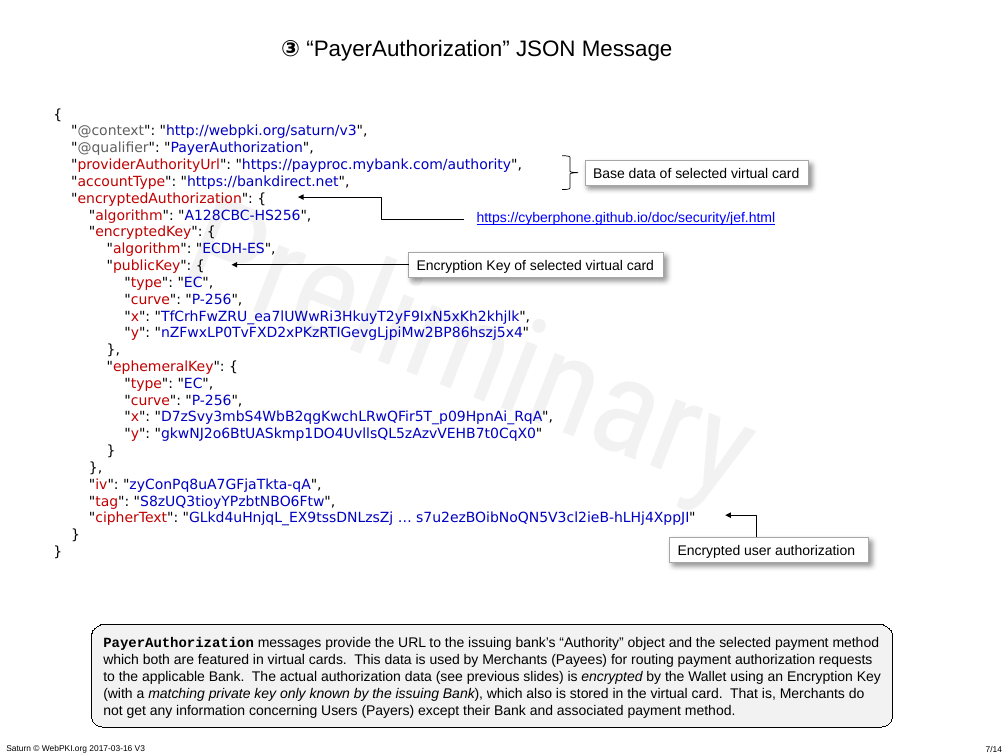
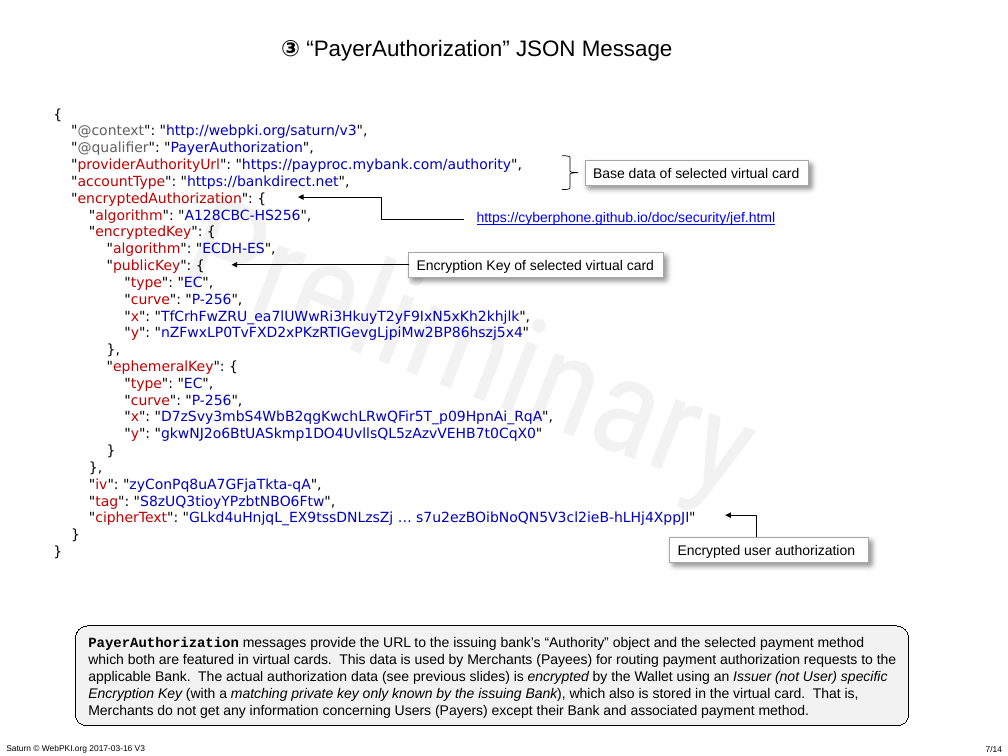
Before and after one commit to cyberphone/doc, a slide deck: slide 7 of saturn/saturn-v3-presentation.pptx. Drawn at 1008x756 pixels with LibreOffice and Linux fonts; fonts in the diff are those of the drawing. Boxes give left, top, right and bottom in pixels: in the first picture for what was removed or moved away, otherwise in the second. Text is boxed around its words. In the diff, an @@ line names an element or a change of style, - is before the commit and + after.

Commit message:
minor wording regarding card/issuer encryption key

```diff
--- a/saturn/saturn-v3-presentation.pptx
+++ b/saturn/saturn-v3-presentation.pptx
@@ rounded rectangle "PayerAuthorization messages provide the URL ...": place and size @@
-rounded rectangle "PayerAuthorization messages provide the URL ..." at bbox=[92, 625, 893, 728]
+rounded rectangle "PayerAuthorization messages provide the URL ..." at bbox=[76, 626, 909, 726]
@@ text in rounded rectangle at bbox=[88, 637, 896, 718]: text changed @@
-PayerAuthorization messages provide the URL to the issuing bank’s “Authority” object and the selected payment method which both are featured in virtual cards. This data is used by Merchants (Payees) for routing payment authorization requests to the applicable Bank. The actual authorization data (see previous slides) is encrypted by the Wallet using an Encryption Key (with a matching private key only known by the issuing Bank), which also is stored in the virtual card. That is, Merchants do not get any information concerning Users (Payers) except their Bank and associated payment method.
+PayerAuthorization messages provide the URL to the issuing bank’s “Authority” object and the selected payment method which both are featured in virtual cards. This data is used by Merchants (Payees) for routing payment authorization requests to the applicable Bank. The actual authorization data (see previous slides) is encrypted by the Wallet using an Issuer (not User) specific Encryption Key (with a matching private key only known by the issuing Bank), which also is stored in the virtual card. That is, Merchants do not get any information concerning Users (Payers) except their Bank and associated payment method.
```
Also in this commit, not shown: 1 other file.
